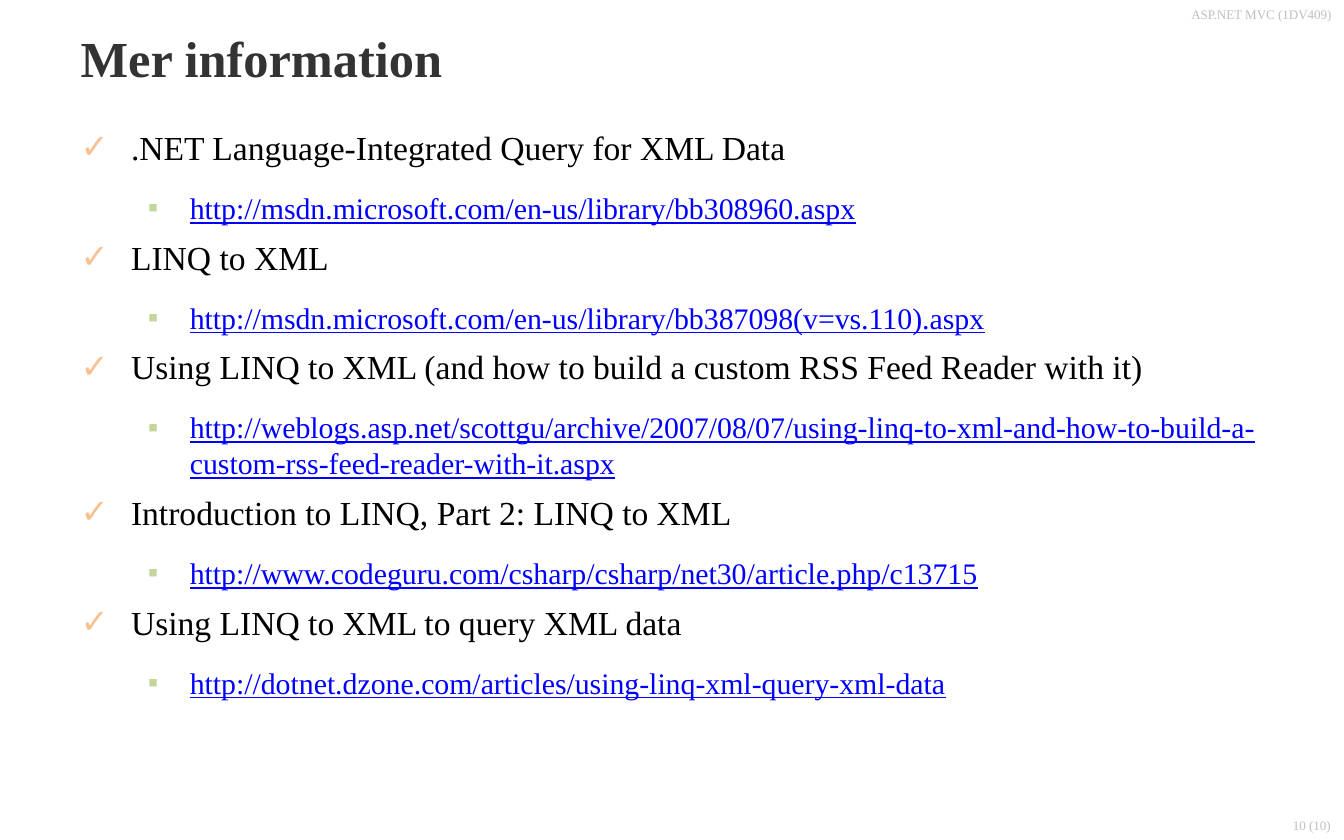
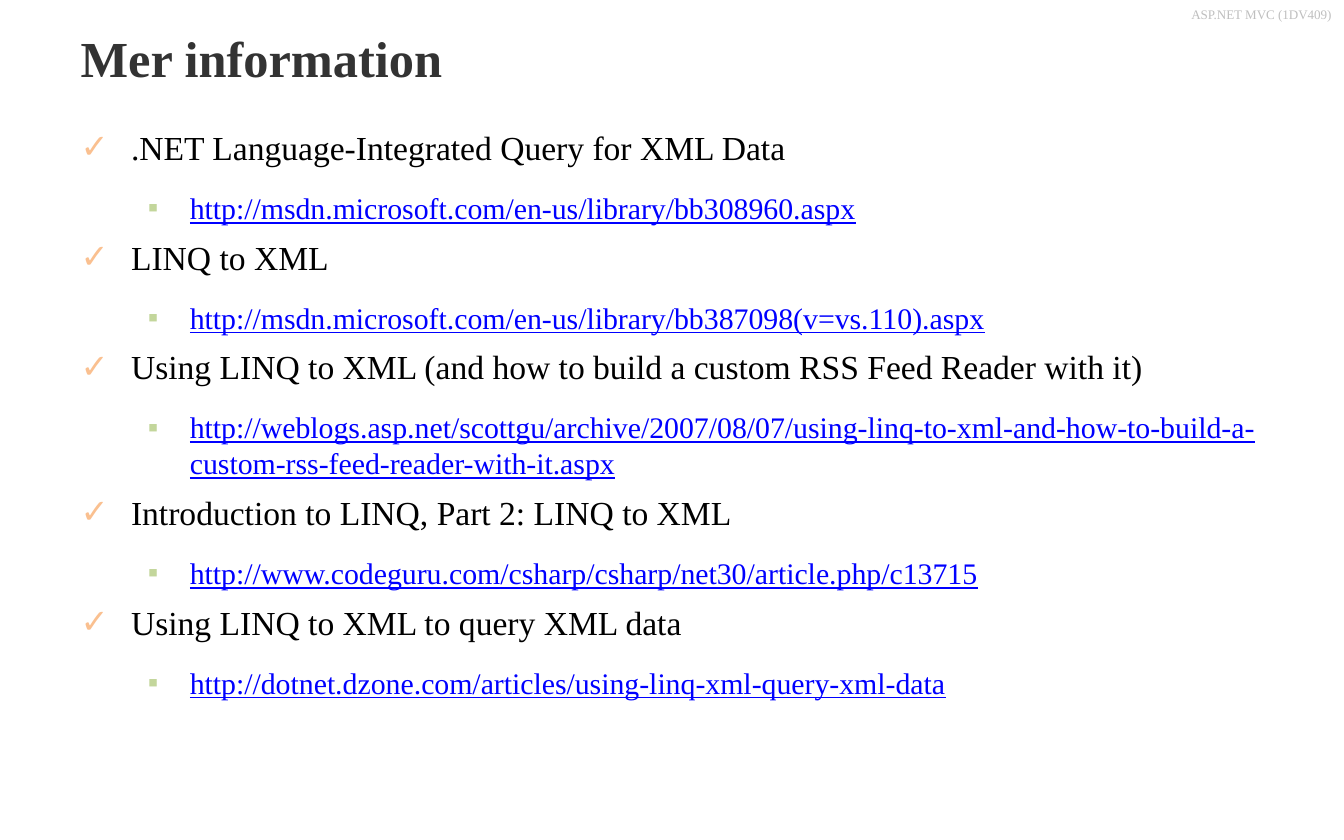
Before and after one commit to 1dv409/kursmaterial, a slide deck: slide 10 of Presentationsmaterial/Dokument/1.4 Persistens med repository pattern.pptx. Drawn at 1344x840 pixels with LibreOffice and Linux fonts; fonts in the diff are those of the drawing; background and template pictures are left out. Boxes give left, top, right and bottom in pixels: in the first picture for what was removed or moved away, otherwise in the second. Text is boxed around its words. In the diff, an @@ line names an element or a change of style, - is before the commit and + after.

```diff
--- a/Presentationsmaterial/Dokument/1.4 Persistens med repository pattern.pptx
+++ b/Presentationsmaterial/Dokument/1.4 Persistens med repository pattern.pptx
@@ page number removed at bbox=[1293, 822, 1331, 832] @@
-10 (10)
```
Also in this commit, not shown: 9 other slides changed, 5 other files.
